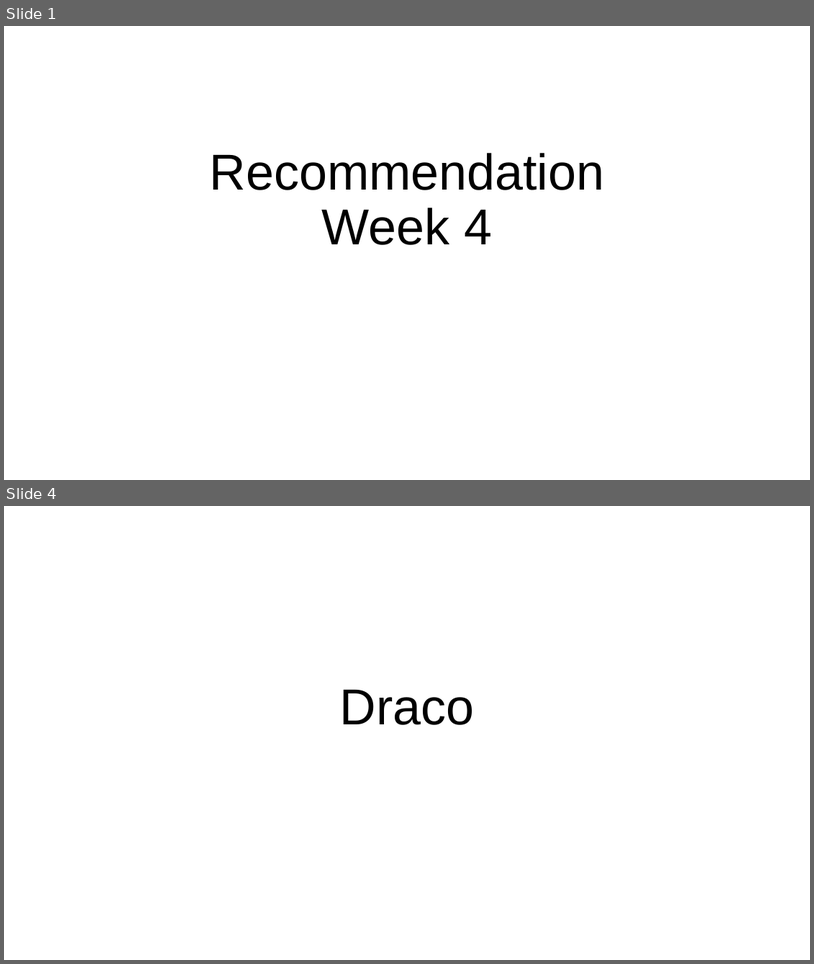
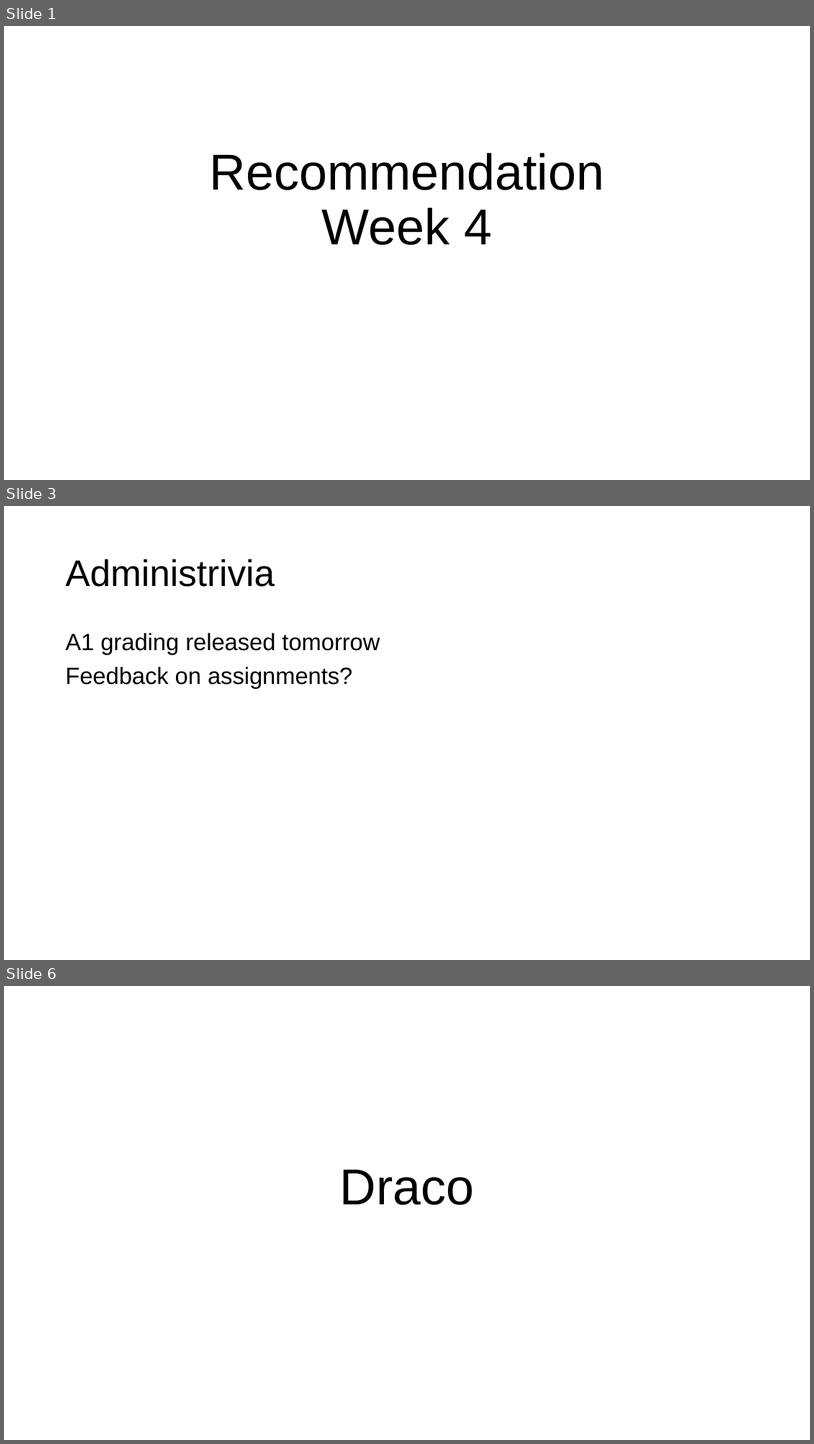
Before and after one commit to columbiaviz/columbiaviz.github.io, a slide deck: 2020s_w6998/lecs/04_rec.pptx. Shown one above the other, each under a label of ours: slides 1 and 4 before the commit, slides 1, 3 and 6 after it; the slides between them are not shown. The pictures are 814x964 and 814x1444 pixels, drawn with LibreOffice and Linux fonts; fonts in the diff are those of the drawing. Boxes give left, top, right and bottom in pixels: in the first picture for what was removed or moved away, otherwise in the second. Text is boxed around its words. In the diff, an @@ line names an element or a change of style, - is before the commit and + after.

```diff
--- a/2020s_w6998/lecs/04_rec.pptx
+++ b/2020s_w6998/lecs/04_rec.pptx
@@ slide 3 added at [4,506,810,960], background #FFFFFF @@
@@ title added at [65,559,275,587], 44 pt, text #000000 @@
+Administrivia
@@ text added at [65,633,380,688], 28 pt, text #000000 @@
+A1 grading released tomorrow
+Feedback on assignments?
@@ what was slide 4 is now slide 6 @@
```
Also in this commit, not shown: 2 slides changed, 1 other slide added, 2 other files.
